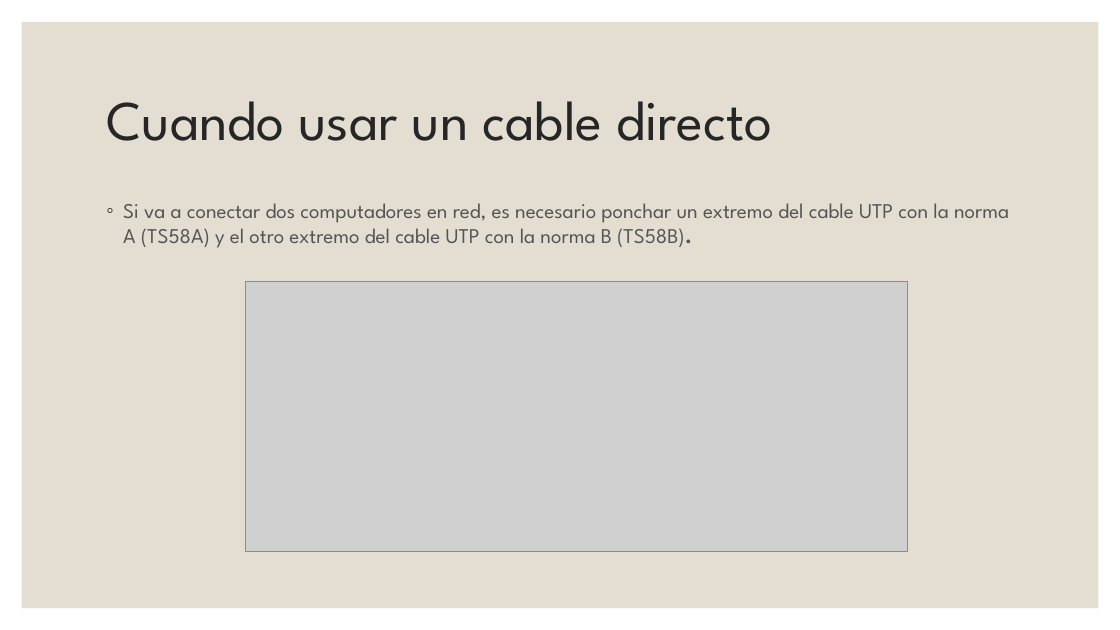
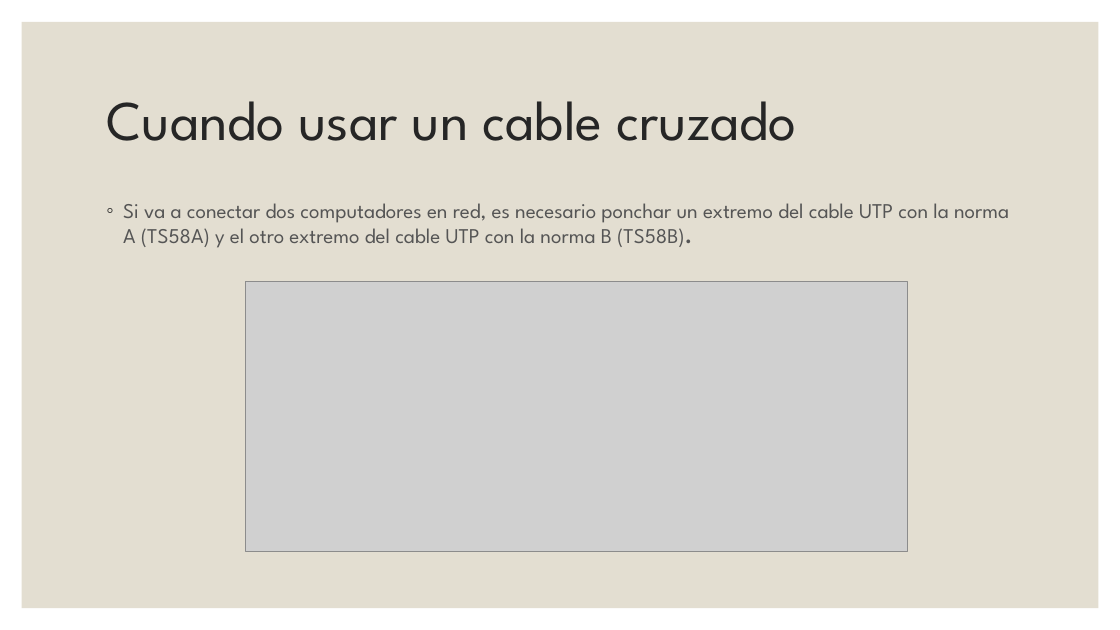
Before and after one commit to franko21/OHM, a slide deck: slide 4 of reparacion de compu/Cable UTP directo o cruzado.pptx. Drawn at 1120x630 pixels with LibreOffice and Linux fonts; fonts in the diff are those of the drawing; grey boxes stand for pictures. Boxes give left, top, right and bottom in pixels: in the first picture for what was removed or moved away, otherwise in the second. Text is boxed around its words. In the diff, an @@ line names an element or a change of style, - is before the commit and + after.

```diff
--- a/reparacion de compu/Cable UTP directo o cruzado.pptx
+++ b/reparacion de compu/Cable UTP directo o cruzado.pptx
@@ title at (106, 101, 797, 141): text changed @@
-Cuando usar un cable directo
+Cuando usar un cable cruzado
```
Also in this commit, not shown: 3 other files.
